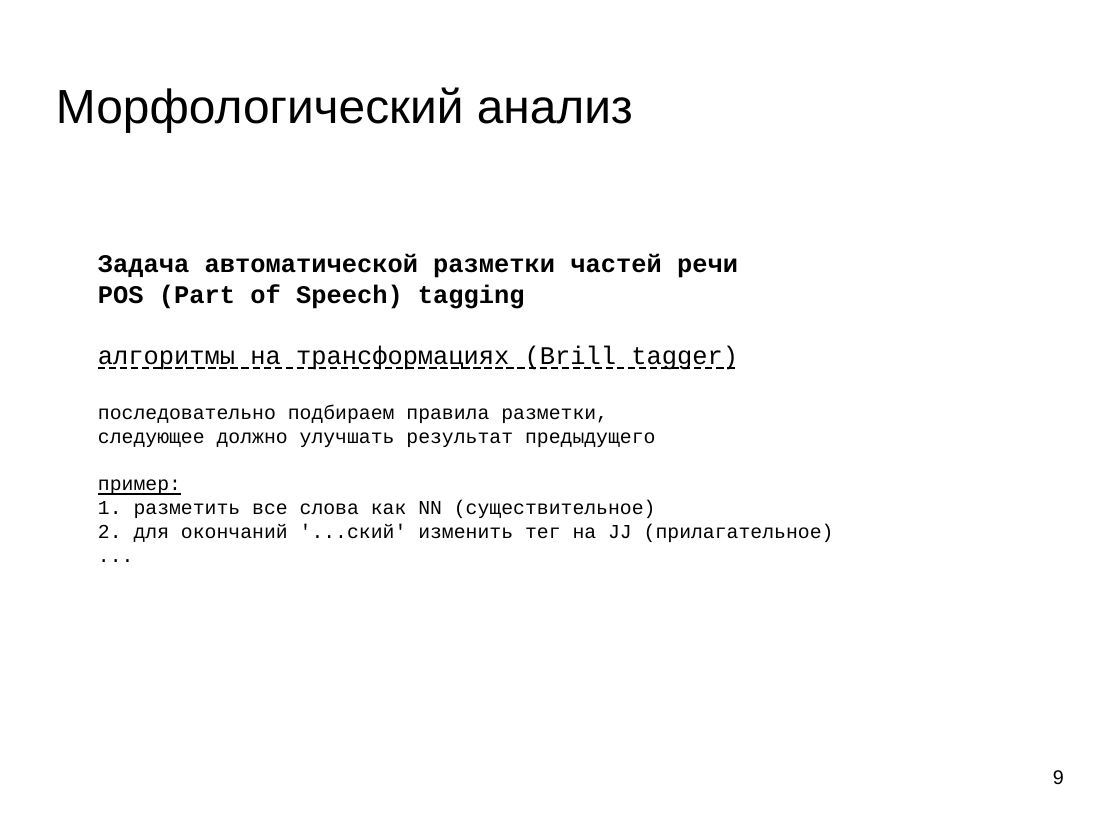
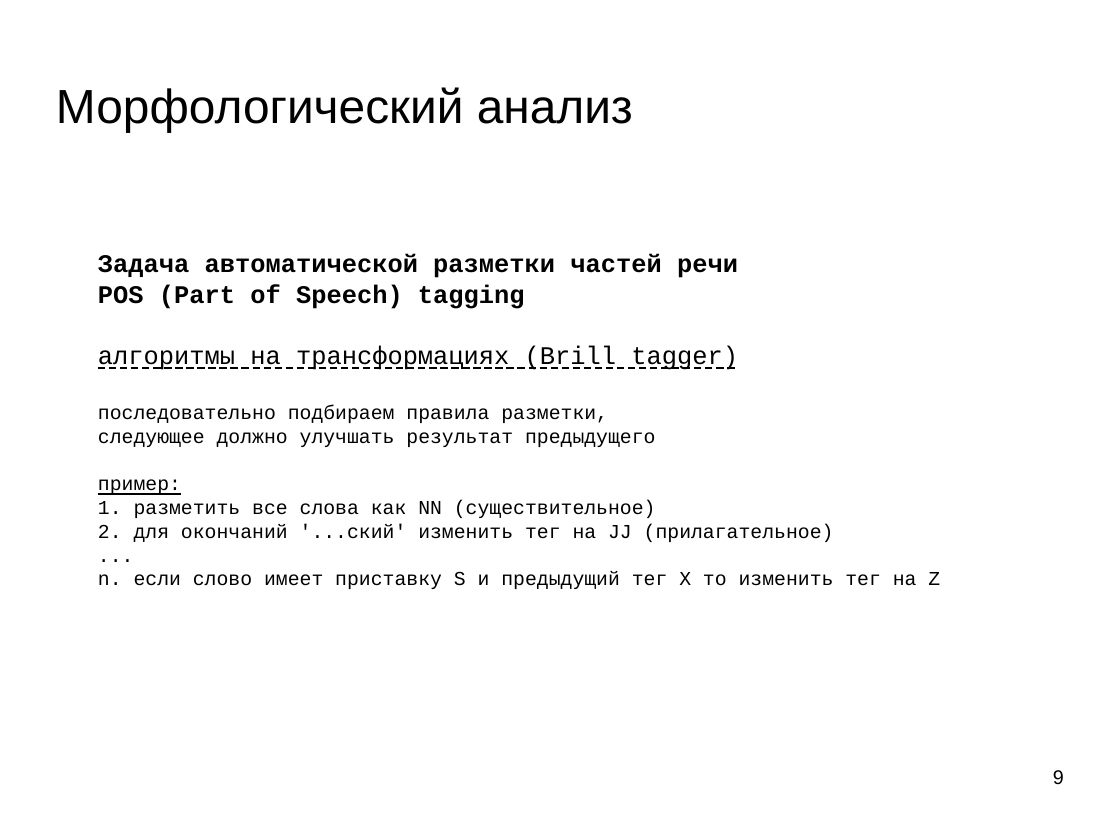
Before and after one commit to mechanoid5/ml_nlp_2022, a slide deck: slide 9 of 06-morph.odp. Drawn at 1120x840 pixels with LibreOffice and Linux fonts; fonts in the diff are those of the drawing; background and template pictures are left out. Boxes give left, top, right and bottom in pixels: in the first picture for what was removed or moved away, otherwise in the second. Text is boxed around its words. In the diff, an @@ line names an element or a change of style, - is before the commit and + after.

```diff
--- a/06-morph.odp
+++ b/06-morph.odp
@@ text at box(98, 571, 940, 589): paragraph added @@
+n. если слово имеет приставку S и предыдущий тег X то изменить тег на Z
```
Also in this commit, not shown: 3 other files.
